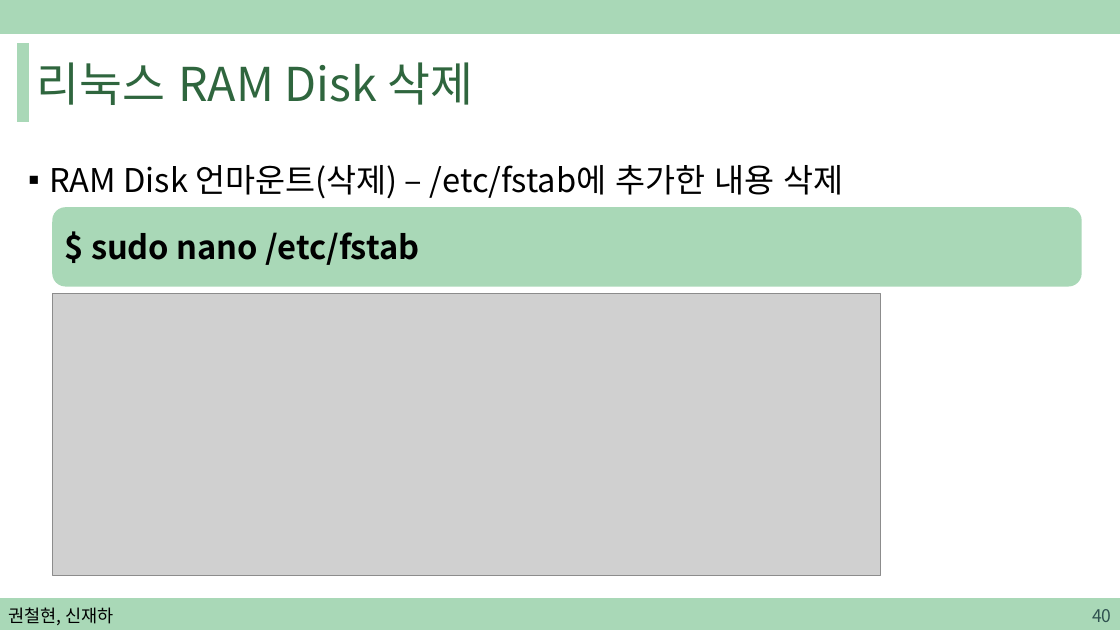
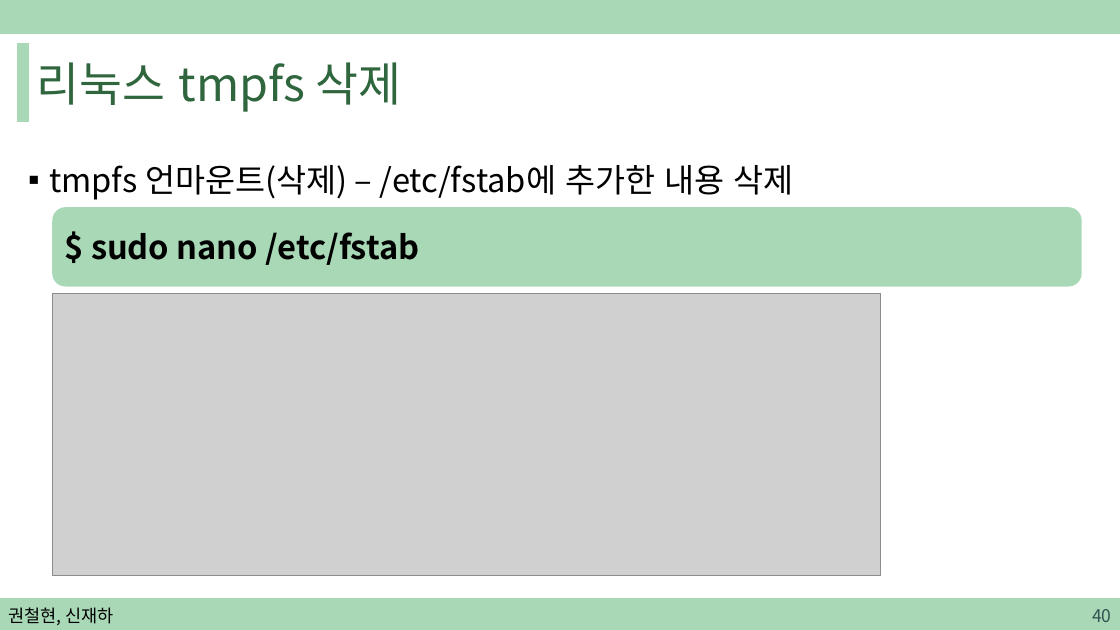
Before and after one commit to sjh4287/capston, a slide deck: slide 40 of 2022.02.18/권철현,신재하.pptx. Drawn at 1120x630 pixels with LibreOffice and Linux fonts; fonts in the diff are those of the drawing; grey boxes stand for pictures. Boxes give left, top, right and bottom in pixels: in the first picture for what was removed or moved away, otherwise in the second. Text is boxed around its words. In the diff, an @@ line names an element or a change of style, - is before the commit and + after.

```diff
--- a/2022.02.18/권철현,신재하.pptx
+++ b/2022.02.18/권철현,신재하.pptx
@@ title at (x1=37, y1=62, x2=401, y2=112): text changed @@
-리눅스 RAM Disk 삭제
+리눅스 tmpfs 삭제
@@ text at (x1=49, y1=165, x2=793, y2=200): text changed @@
-▪ RAM Disk 언마운트(삭제) – /etc/fstab에 추가한 내용 삭제
+▪ tmpfs 언마운트(삭제) – /etc/fstab에 추가한 내용 삭제
```
Also in this commit, not shown: 12 other slides changed, 1 slide added.
